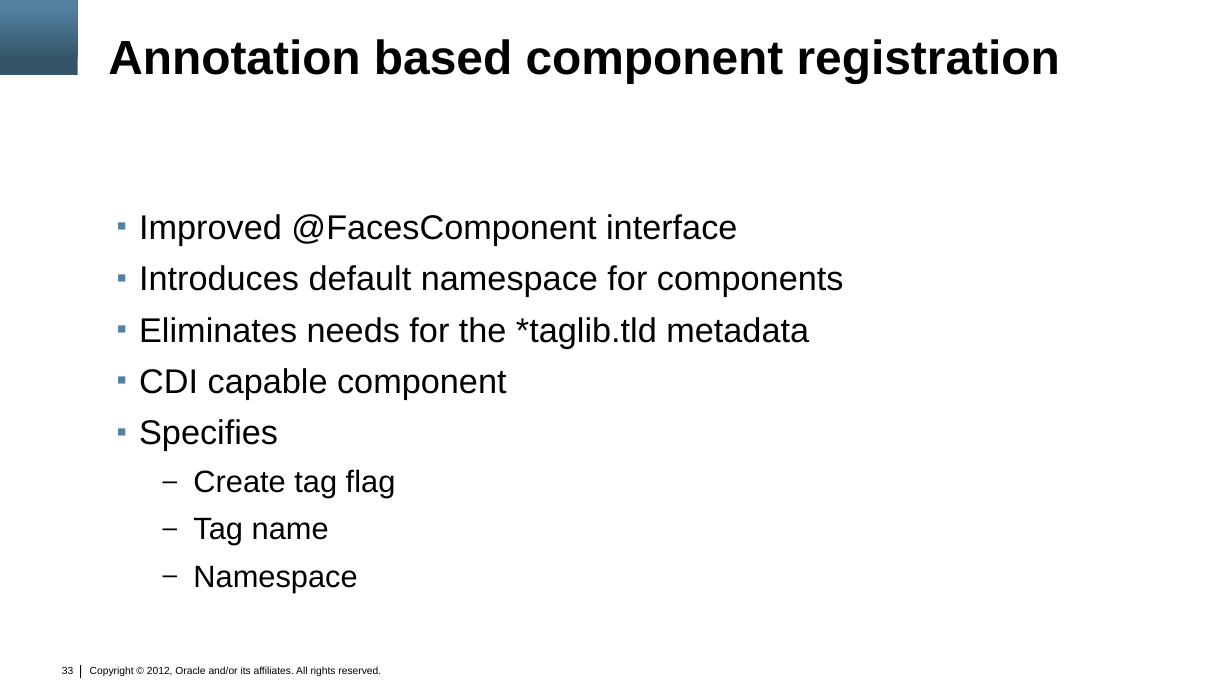
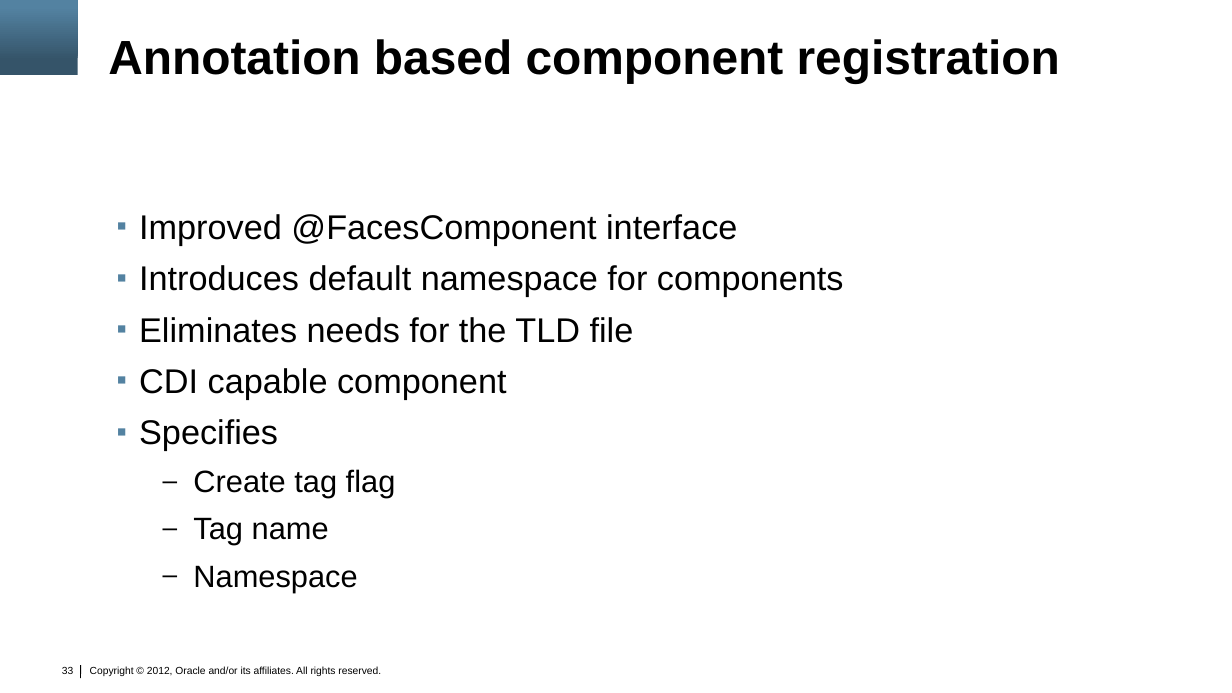
Before and after one commit to marfous/j1demo-pf, a slide deck: slide 33 of con3638.pptx. Drawn at 1232x693 pixels with LibreOffice and Linux fonts; fonts in the diff are those of the drawing; background and template pictures are left out. Boxes give left, top, right and bottom in pixels: in the first picture for what was removed or moved away, otherwise in the second. Text is boxed around its words. In the diff, an @@ line names an element or a change of style, - is before the commit and + after.

```diff
--- a/con3638.pptx
+++ b/con3638.pptx
@@ text at [139, 317, 634, 343]: text changed @@
-▪ Eliminates needs for the *taglib.tld metadata
+▪ Eliminates needs for the TLD file
```
Also in this commit, not shown: 2 other slides changed, 1 other file.
